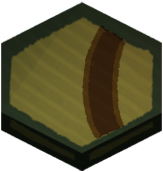
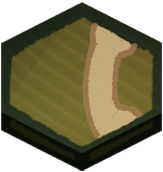
Revision of a layered 163 × 172 image; what changed, layer by layer:
pixels changed over [82, 22, 143, 139] (layer not identified)
